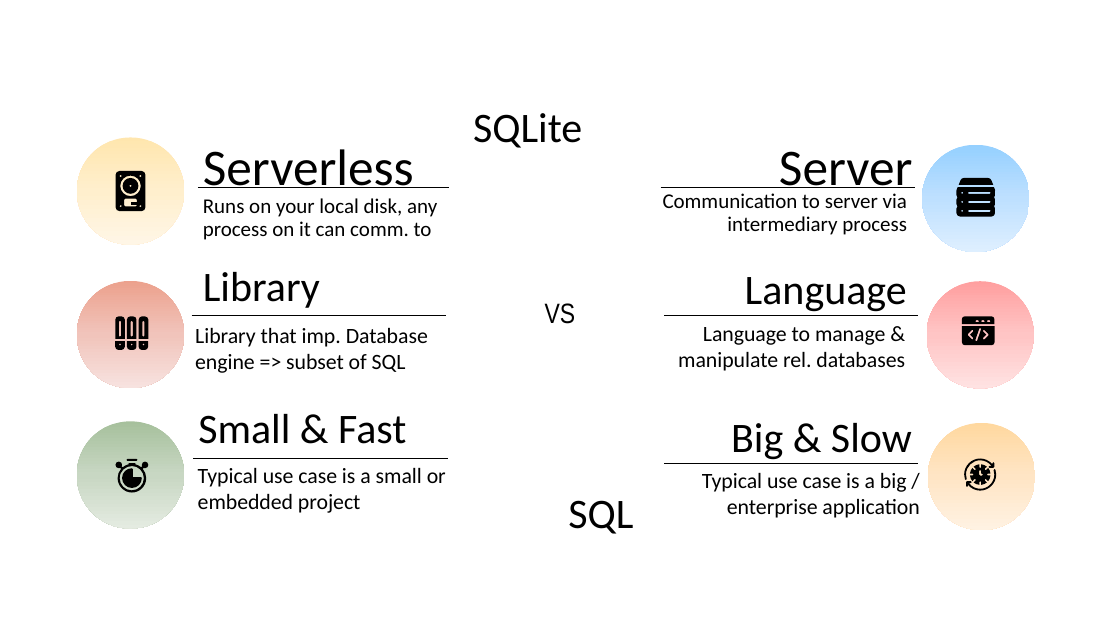
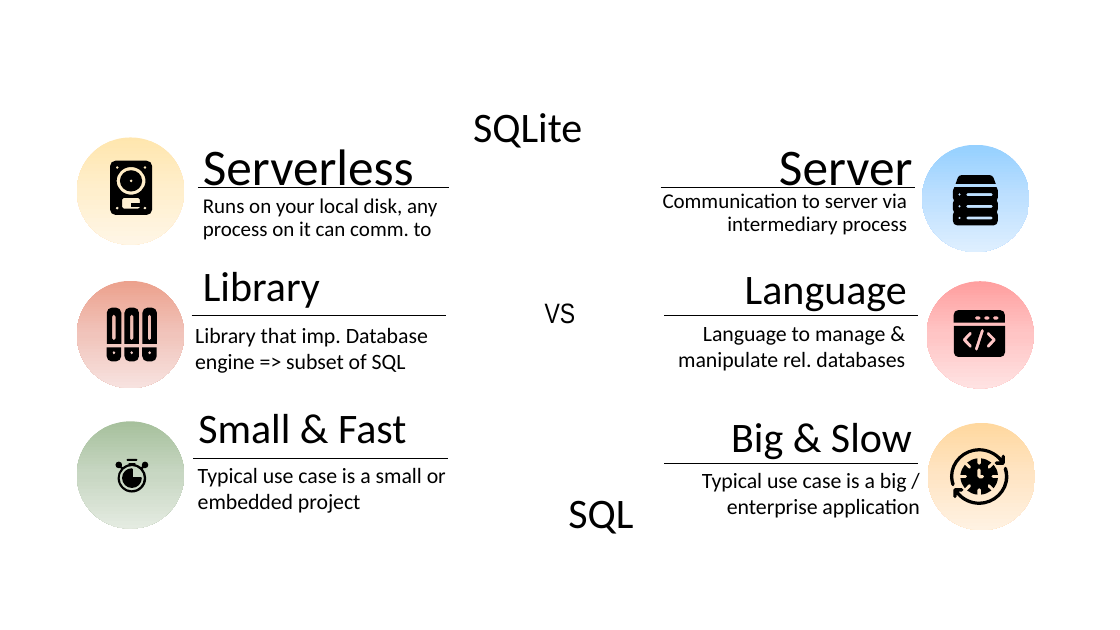
Before and after one commit to AntonioPirani/SQLiteProject, a slide deck: slide 17 of Presentation.pptx. Drawn at 1120x630 pixels with LibreOffice and Linux fonts; fonts in the diff are those of the drawing. Boxes give left, top, right and bottom in pixels: in the first picture for what was removed or moved away, otherwise in the second. Text is boxed around its words. In the diff, an @@ line names an element or a change of style, - is before the commit and + after.

```diff
--- a/Presentation.pptx
+++ b/Presentation.pptx
@@ freeform shape: place and size @@
-freeform shape at <box>116,171,146,211</box>
+freeform shape at <box>110,160,152,215</box>
@@ freeform shape at <box>956,176,996,184</box>: outline redrawn @@
@@ freeform shape at <box>131,202,142,207</box>: outline redrawn @@
@@ freeform shape: place and size @@
-freeform shape at <box>957,187,996,217</box>
+freeform shape at <box>953,187,998,225</box>
@@ freeform shape: place and size @@
-freeform shape at <box>115,317,124,339</box>
+freeform shape at <box>107,308,121,344</box>
@@ freeform shape: place and size @@
-freeform shape at <box>127,317,136,339</box>
+freeform shape at <box>124,308,139,344</box>
@@ freeform shape: place and size @@
-freeform shape at <box>139,317,148,339</box>
+freeform shape at <box>143,308,157,344</box>
@@ freeform shape: place and size @@
-freeform shape at <box>962,317,995,324</box>
+freeform shape at <box>954,310,1005,323</box>
@@ freeform shape: place and size @@
-freeform shape at <box>962,326,995,345</box>
+freeform shape at <box>954,326,1006,357</box>
@@ freeform shape: place and size @@
-freeform shape at <box>115,341,124,350</box>
+freeform shape at <box>107,348,121,362</box>
@@ freeform shape: place and size @@
-freeform shape at <box>127,341,136,350</box>
+freeform shape at <box>124,348,139,362</box>
@@ freeform shape: place and size @@
-freeform shape at <box>139,341,148,350</box>
+freeform shape at <box>142,348,156,362</box>
@@ freeform shape: place and size @@
-freeform shape at <box>965,459,995,481</box>
+freeform shape at <box>950,449,1005,486</box>
@@ freeform shape: place and size @@
-freeform shape at <box>966,470,996,492</box>
+freeform shape at <box>954,467,1009,505</box>
@@ freeform shape: place and size @@
-freeform shape at <box>970,465,991,485</box>
+freeform shape at <box>960,459,998,495</box>
```
